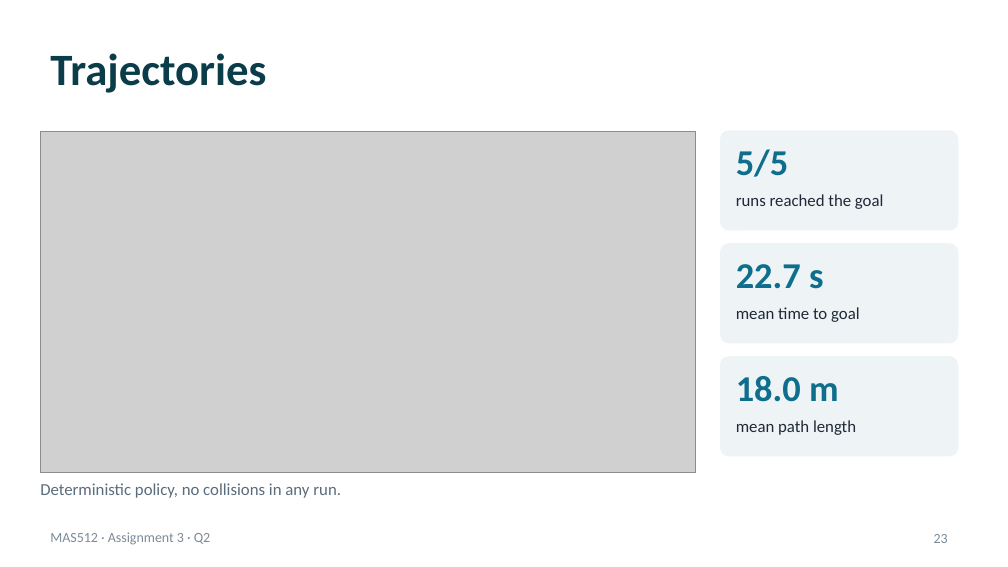
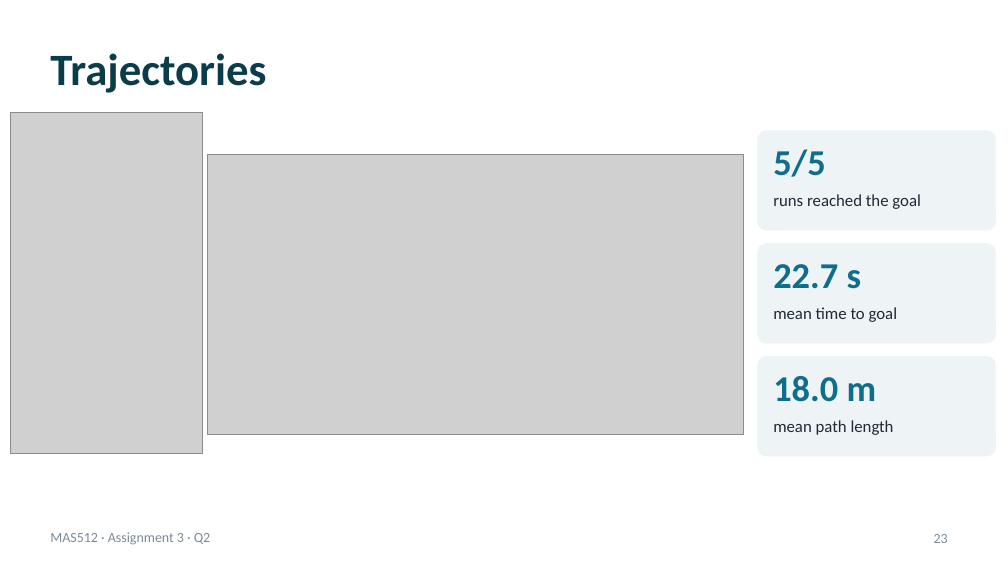
Before and after one commit to AreGundersen/MAS512, a slide deck: slide 23 of Assignment 3/MAS512_assignment3_gr5.pptx. Drawn at 1008x567 pixels with LibreOffice and Linux fonts; fonts in the diff are those of the drawing; grey boxes stand for pictures. Boxes give left, top, right and bottom in pixels: in the first picture for what was removed or moved away, otherwise in the second. Text is boxed around its words. In the diff, an @@ line names an element or a change of style, - is before the commit and + after.

```diff
--- a/Assignment 3/MAS512_assignment3_gr5.pptx
+++ b/Assignment 3/MAS512_assignment3_gr5.pptx
@@ picture added at [11,113,203,454] @@
@@ picture: place and size @@
-picture at [40,131,696,473]
+picture at [208,155,744,434]
@@ 6 texts, 3 rounded rectangles: place and size @@
-6 texts, 3 rounded rectangles at [721,131,958,456]
+6 texts, 3 rounded rectangles at [758,131,995,456]
@@ text removed at [40,483,341,498] @@
-Deterministic policy, no collisions in any run.
```
Also in this commit, not shown: 6 other slides changed, 1 slide removed, 33 other files.
